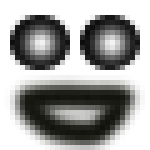
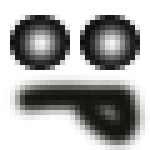
Revision of a layered 150x150 image; what changed, layer by layer:
hid "smile" over 10, 85, 145, 150
added layer "think" above "anon" over 10, 85, 150, 150
